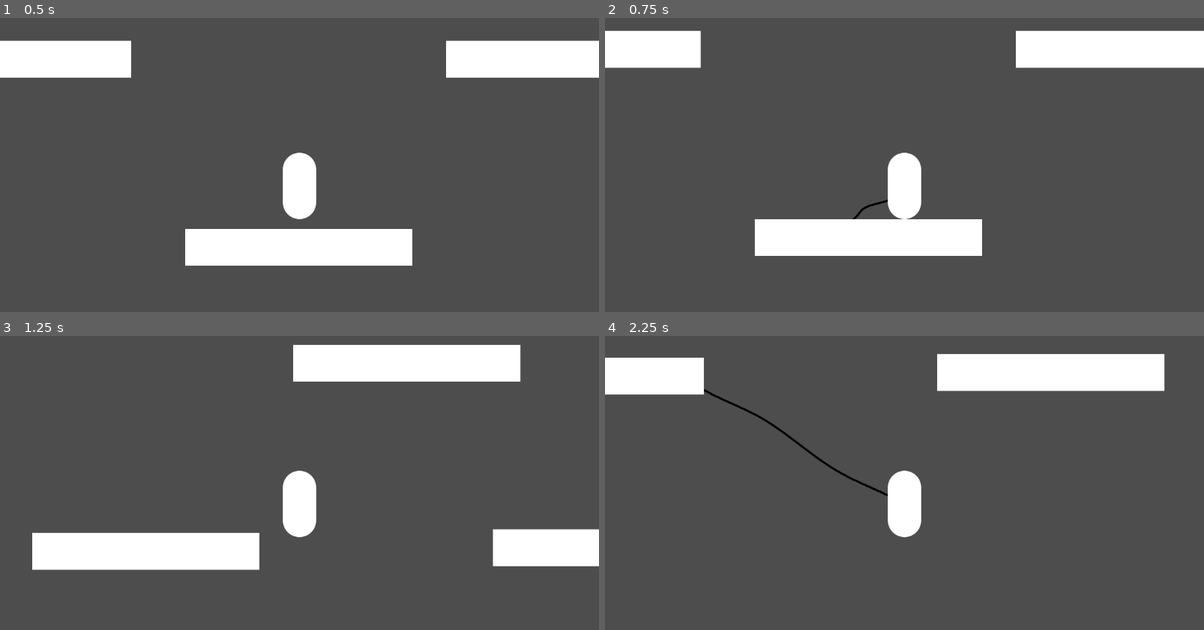
Above: before the commit, frames 1-4 (two rows, left to right).
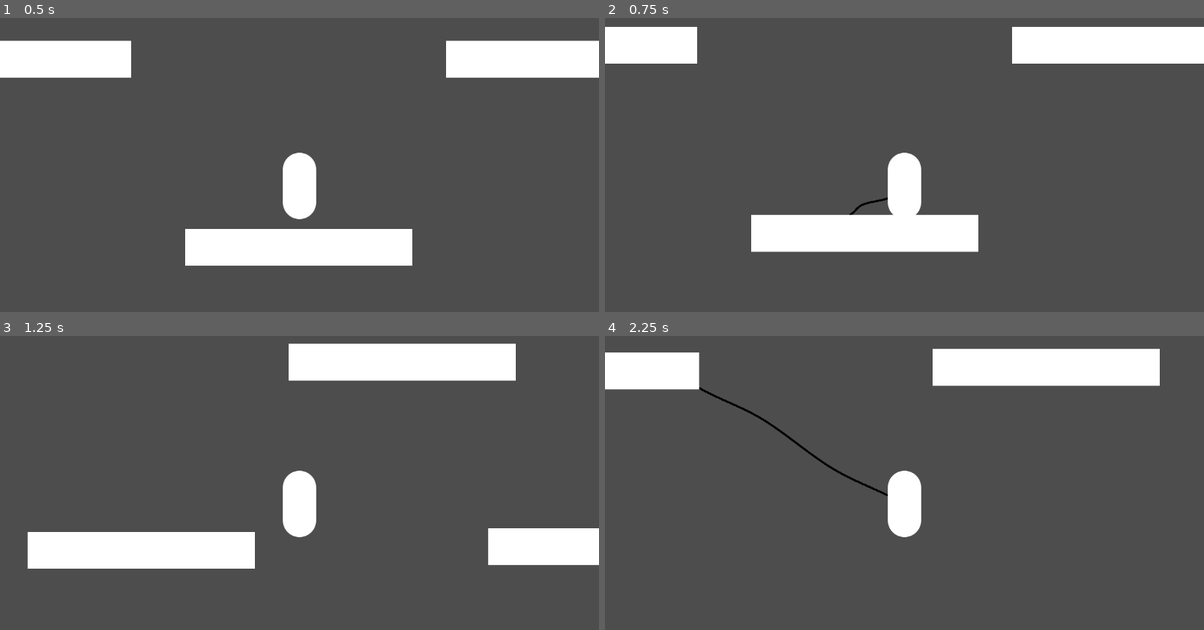
Above: after the commit, the same moments.

Repository: cookiemonsternz/SLIFT-Public
Game: Godot game, scene res://scenes/test.tscn
Two runs of this game, one before a commit and one after it. Both use one fixed random seed, a clock stepped at 60 frames per second and the inputs below.
Inputs (mouse positions are in pixels of both pictures, inside the frame that each line leads up to):
- Up to frame 1 (0.5 s): no input
- Up to frame 2 (0.75 s): move the mouse to (874, 253) at 0.52 s; press the mouse at (874, 253) at 0.53 s; hold D (move_right) from 0.53 s (still down)
- Up to frame 3 (1.25 s): keep holding D (move_right); tap Space (player_jump) at 0.77 s
- Up to frame 4 (2.25 s): move the mouse to (1084, 553) at 1.27 s; release the mouse at (1084, 553) at 1.28 s; right-click (1084, 553) at 1.35 s; tap Space (player_jump) at 1.52 s; move the mouse to (724, 453) at 2.02 s; release D (move_right) at 2.03 s; press the mouse at (724, 453) at 2.03 s; hold A (move_left) from 2.03 s (still down)

Frame 1 is identical in both runs. In frame 2, 2.9% of the frame differs, in the area x 0-100%, y 3-81%; in frame 3, 1.4%; in frame 4, 2.5%.

Commit message:
Player Hitbox Change

Diff:
--- a/scenes/player.tscn
+++ b/scenes/player.tscn
@@ -46,9 +46,8 @@
 _data = [Vector2(0, 0), 0.0, 1.0, 0, 1, Vector2(1, 1), 1.0, 0.0, 1, 0]
 point_count = 2
 
-[sub_resource type="CapsuleShape2D" id="CapsuleShape2D_dwb36"]
-radius = 32.0
-height = 128.0
+[sub_resource type="RectangleShape2D" id="RectangleShape2D_17qc7"]
+size = Vector2(46, 108)
 
 [node name="Player" type="CharacterBody2D" node_paths=PackedStringArray("grapple_origin", "rope1", "rope2", "raycast", "player_physics_follow", "jump_buffer_timer", "coyote_time_timer", "ground_cast", "health_component", "do_delete_timer") groups=["Player"]]
 collision_layer = 8
@@ -132,7 +131,7 @@
 script = ExtResource("5_74d1f")
 
 [node name="CollisionShape2D" type="CollisionShape2D" parent="Grapple Components/PlayerPhysicsFollow"]
-shape = SubResource("CapsuleShape2D_dwb36")
+shape = SubResource("RectangleShape2D_17qc7")
 
 [node name="Health Component" parent="." instance=ExtResource("6_xgtbg")]
 
Not shown: 1 places in scenes/player.tscn that only renumber resources
